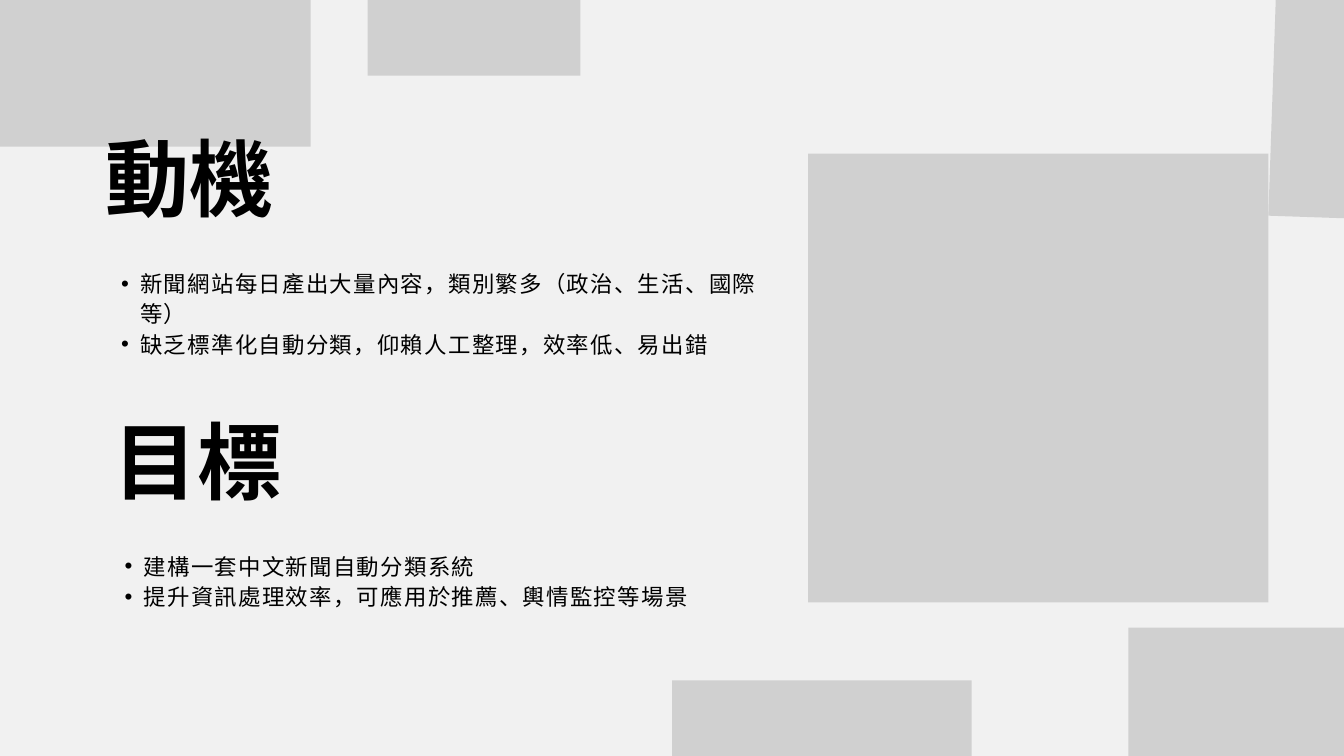
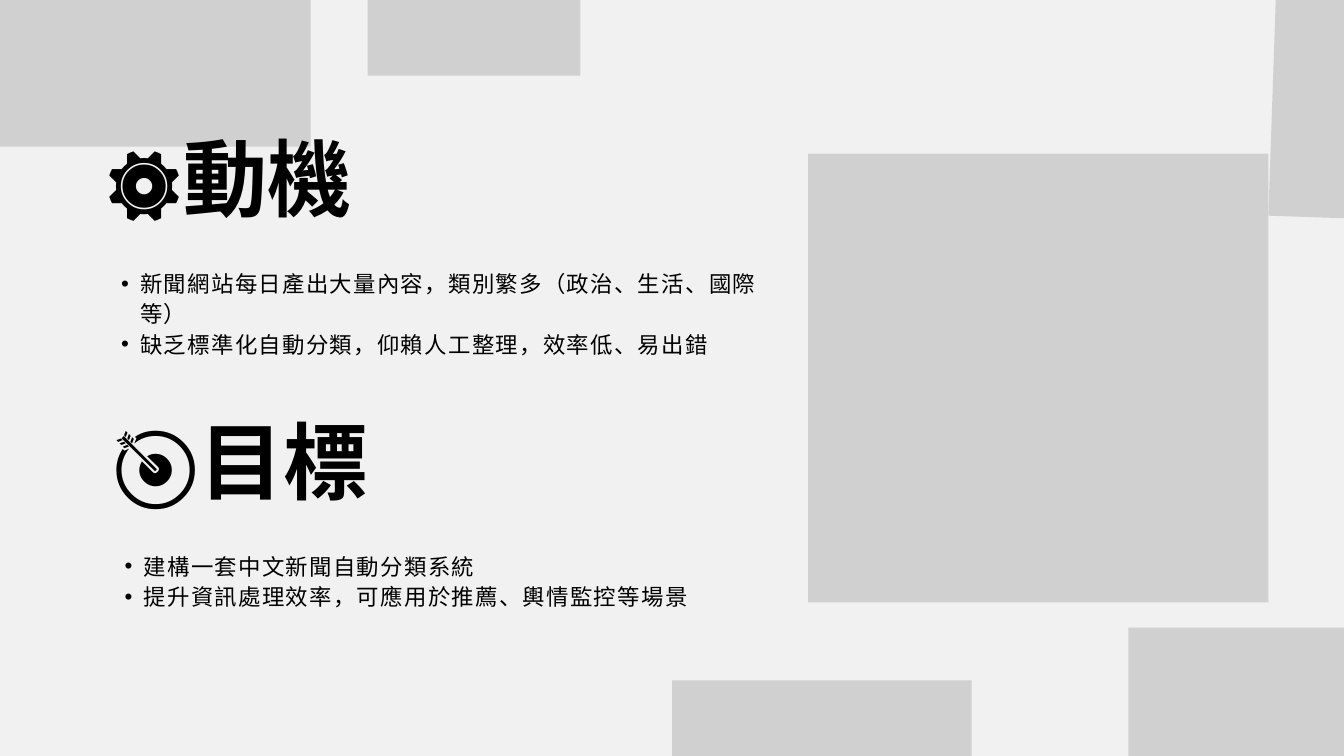
Before and after one commit to jenny870604/news, a slide deck: slide 2 of 新聞專題分類.pptx. Drawn at 1344x756 pixels with LibreOffice and Linux fonts; fonts in the diff are those of the drawing; grey boxes stand for pictures. Boxes give left, top, right and bottom in pixels: in the first picture for what was removed or moved away, otherwise in the second. Text is boxed around its words. In the diff, an @@ line names an element or a change of style, - is before the commit and + after.

```diff
--- a/新聞專題分類.pptx
+++ b/新聞專題分類.pptx
@@ text at box(184, 138, 352, 218): text changed @@
-動機
+⚙️動機
@@ text at box(199, 421, 367, 501): text changed @@
-目標
+🎯目標
```
Also in this commit, not shown: 5 other slides changed.
